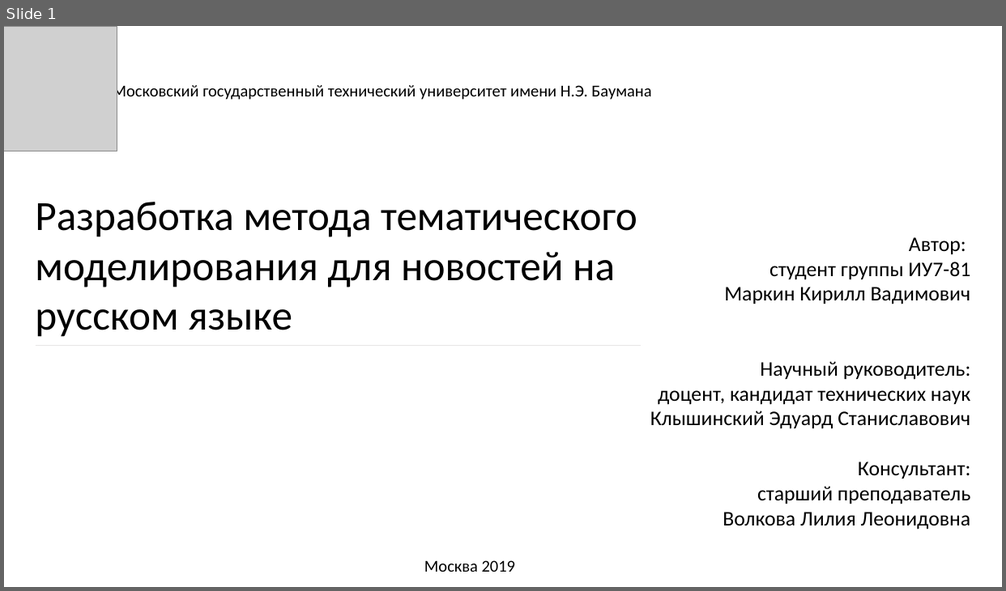
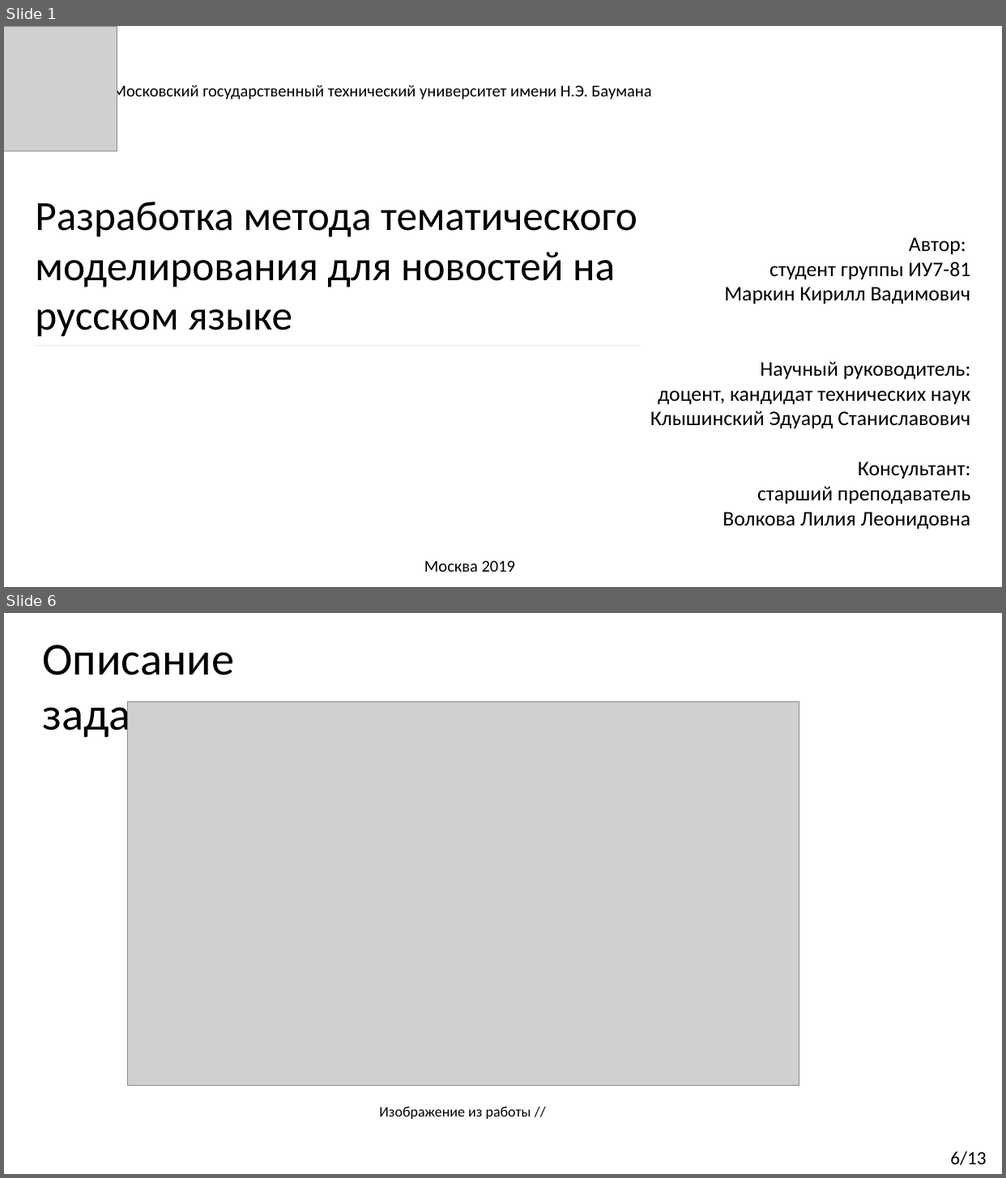
Before and after one commit to Kirmark/bachelor-qualification-work, a slide deck: presentation/presentation.pptx. Shown one above the other, each under a label of ours: slide 1 before the commit, slides 1 and 6 after it; the slides between them are not shown. The pictures are 1006x591 and 1006x1178 pixels, drawn with LibreOffice and Linux fonts; fonts in the diff are those of the drawing; grey boxes stand for pictures. Boxes give left, top, right and bottom in pixels: in the first picture for what was removed or moved away, otherwise in the second. Text is boxed around its words. In the diff, an @@ line names an element or a change of style, - is before the commit and + after.

```diff
--- a/presentation/presentation.pptx
+++ b/presentation/presentation.pptx
@@ slide 6 added at [4, 613, 1002, 1174], background #FFFFFF @@
@@ text added at [43, 645, 235, 740], 44 pt, text #000000 @@
+Описание задачи
@@ picture added at [127, 702, 799, 1086] @@
@@ text added at [379, 1106, 531, 1119], 14 pt, text #000000 @@
+Изображение из работы //
@@ text added at [950, 1152, 986, 1165], 18 pt, text #000000 @@
+6/13
```
Also in this commit, not shown: 8 slides changed, 3 other slides added, 3 slides removed, 7 other files.
